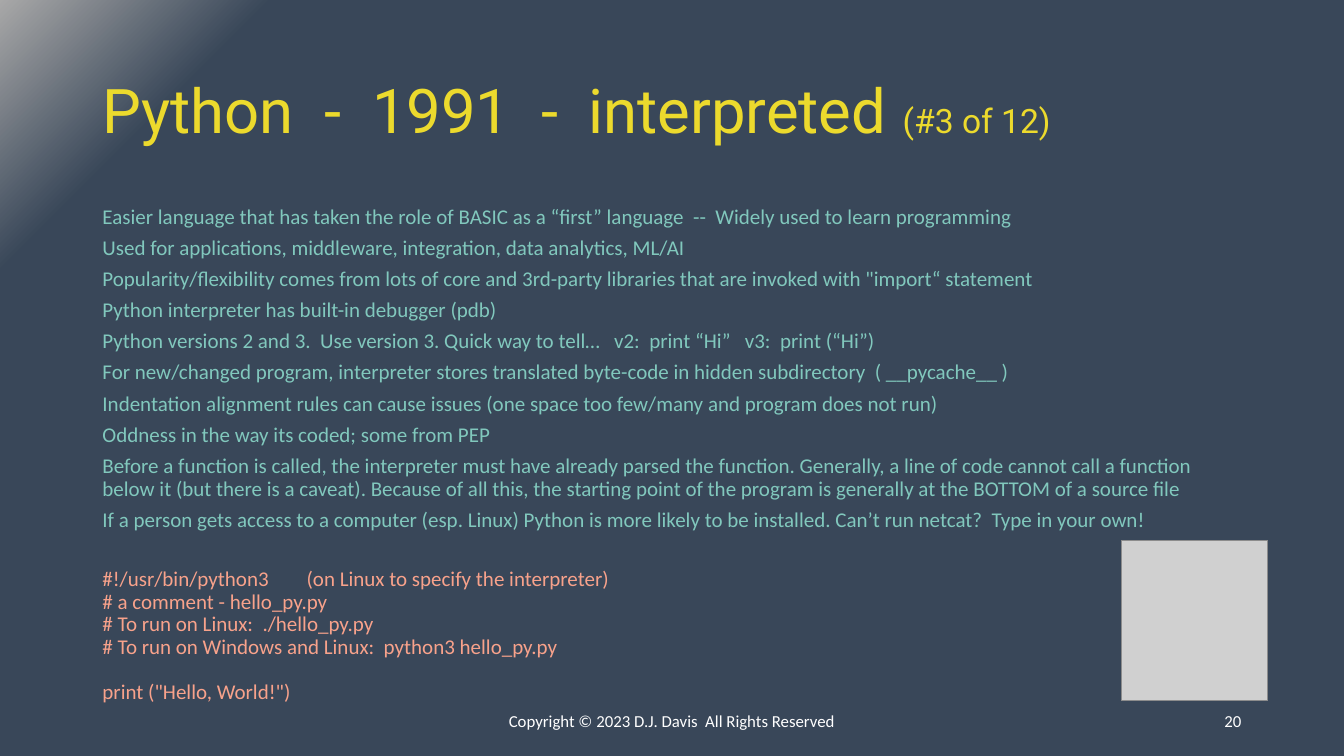
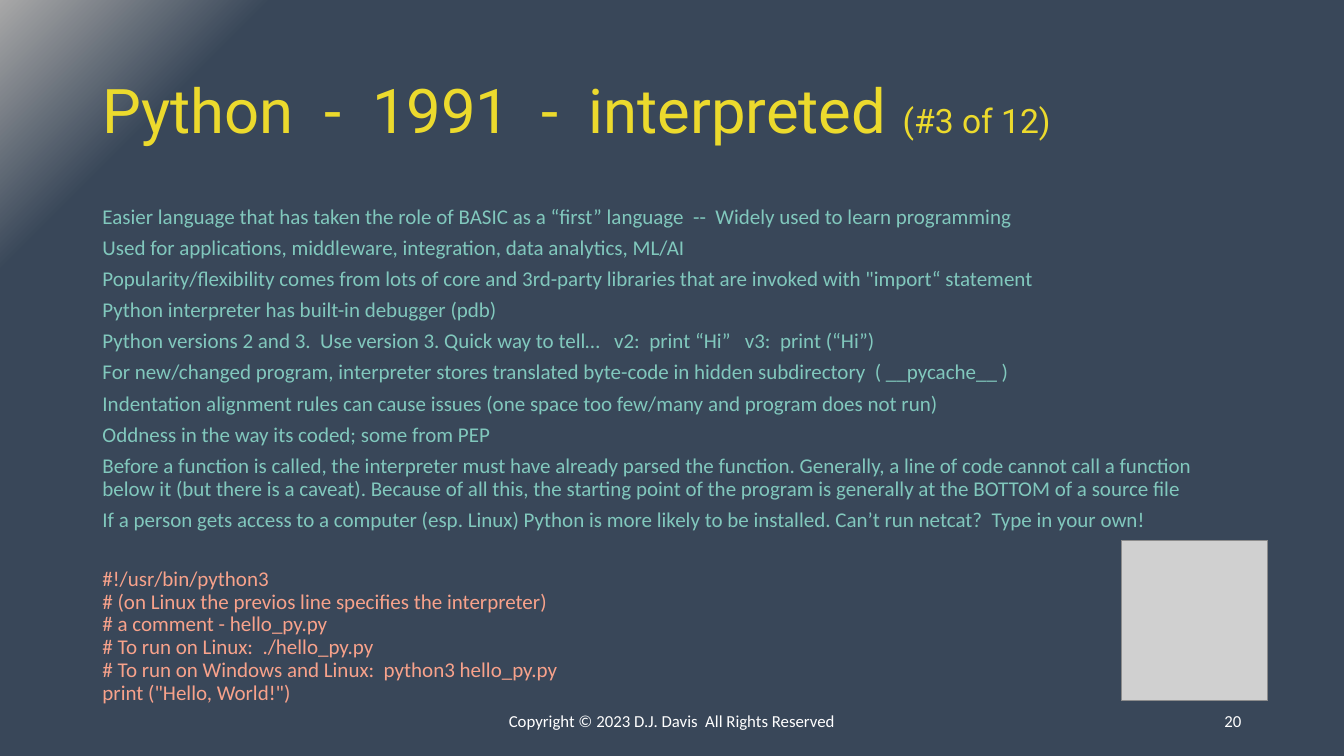
Before and after one commit to ipv3/DC31-BIC, a slide deck: slide 20 of Presentation.pptx. Drawn at 1344x756 pixels with LibreOffice and Linux fonts; fonts in the diff are those of the drawing; grey boxes stand for pictures. Boxes give left, top, right and bottom in pixels: in the first picture for what was removed or moved away, otherwise in the second. Text is boxed around its words. In the diff, an @@ line names an element or a change of style, - is before the commit and + after.

```diff
--- a/Presentation.pptx
+++ b/Presentation.pptx
@@ text at bbox=[102, 571, 547, 613]: text changed @@
-#!/usr/bin/python3 (on Linux to specify the interpreter)
+#!/usr/bin/python3
+# (on Linux the previos line specifies the interpreter)
```
Also in this commit, not shown: 9 other slides changed.
